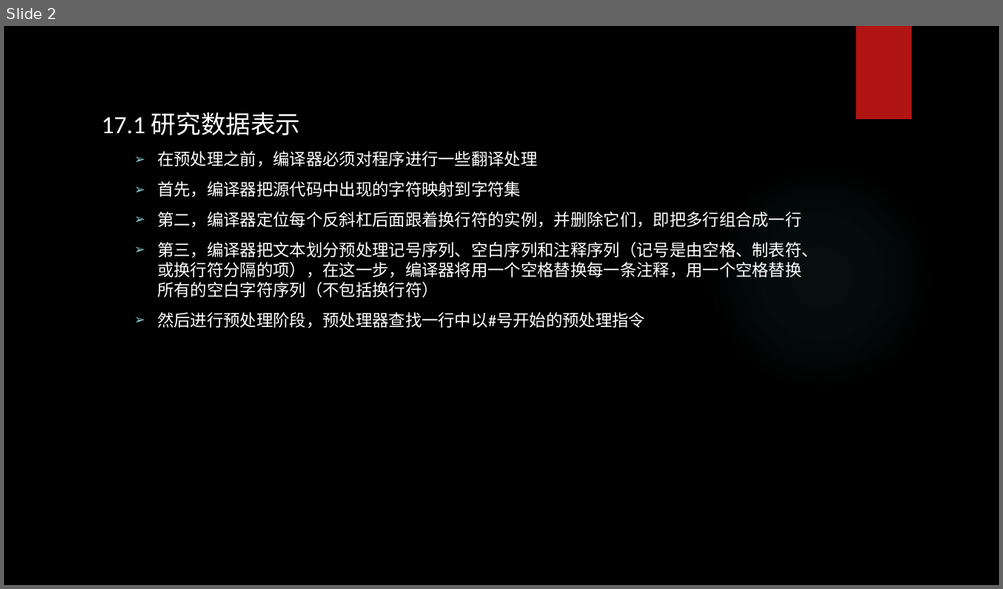
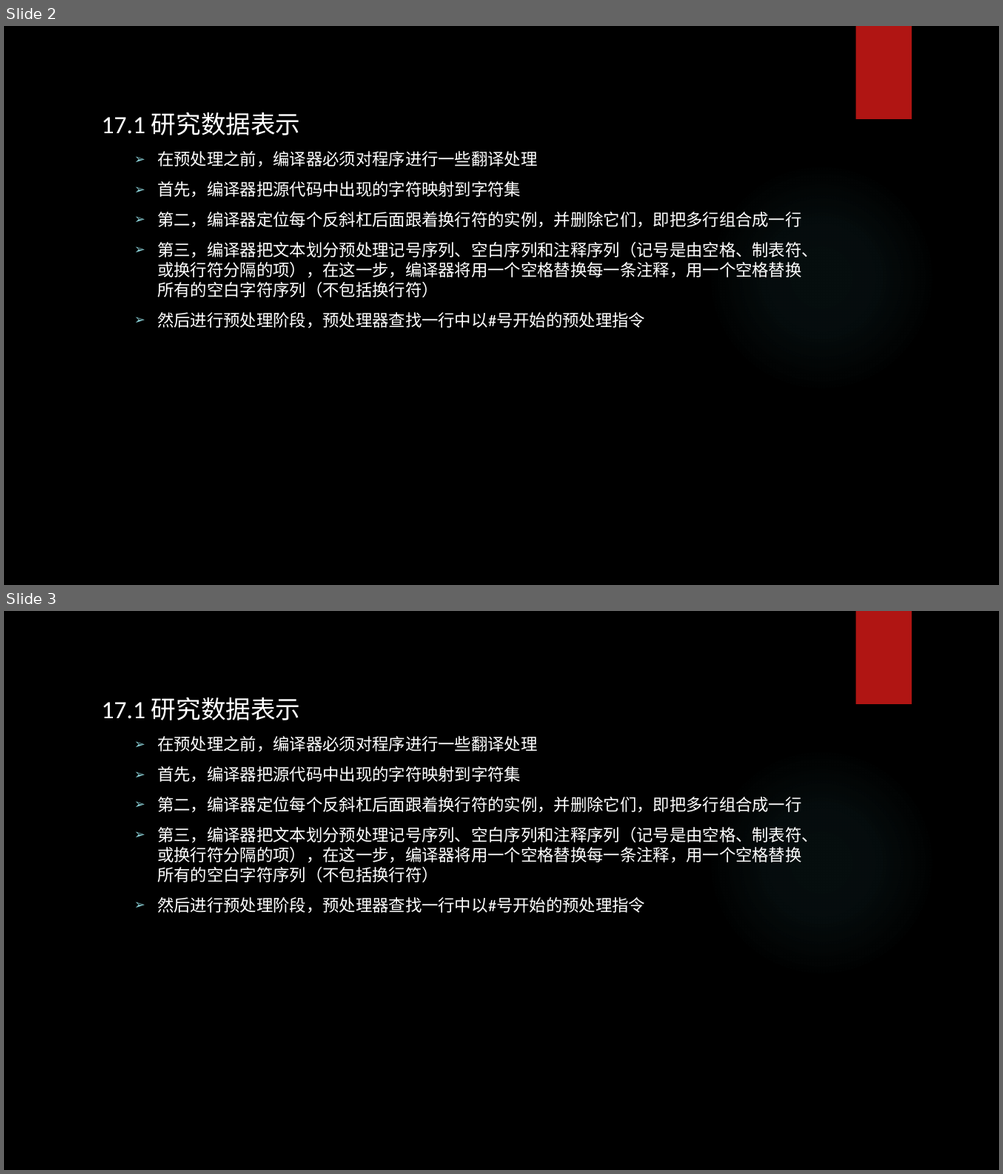
Before and after one commit to tsyin/c_ppt-code, a slide deck: PPT/17 高级数据表示.pptx. Shown one above the other, each under a label of ours: slide 2 before the commit, slides 2 and 3 after it. The pictures are 1003x589 and 1003x1174 pixels, drawn with LibreOffice and Linux fonts; fonts in the diff are those of the drawing; background and template pictures are left out. Boxes give left, top, right and bottom in pixels: in the first picture for what was removed or moved away, otherwise in the second. Text is boxed around its words. In the diff, an @@ line names an element or a change of style, - is before the commit and + after.

```diff
--- a/PPT/17 高级数据表示.pptx
+++ b/PPT/17 高级数据表示.pptx
@@ slide 3 added at [4,611,999,1170], background picture (left out); not listed: 2 template elements that a slide beside it also shows @@
@@ text added at [102,697,818,914], 16 pt, text #FFFFFF @@
+17.1 研究数据表示
+  ➢ 在预处理之前，编译器必须对程序进行一些翻译处理
+  ➢ 首先，编译器把源代码中出现的字符映射到字符集
+  ➢ 第二，编译器定位每个反斜杠后面跟着换行符的实例，并删除它们，即把多行组合成一行
+  ➢ 第三，编译器把文本划分预处理记号序列、空白序列和注释序列（记号是由空格、制表符、或换行符分隔的项），在这一步，编译器将用一个空格替换每一条注释，用一个空格替换所有的空白字符序列（不包括换行符）
+  ➢ 然后进行预处理阶段，预处理器查找一行中以#号开始的预处理指令
```
Also in this commit, not shown: 2 other slides added, 4 other files.
